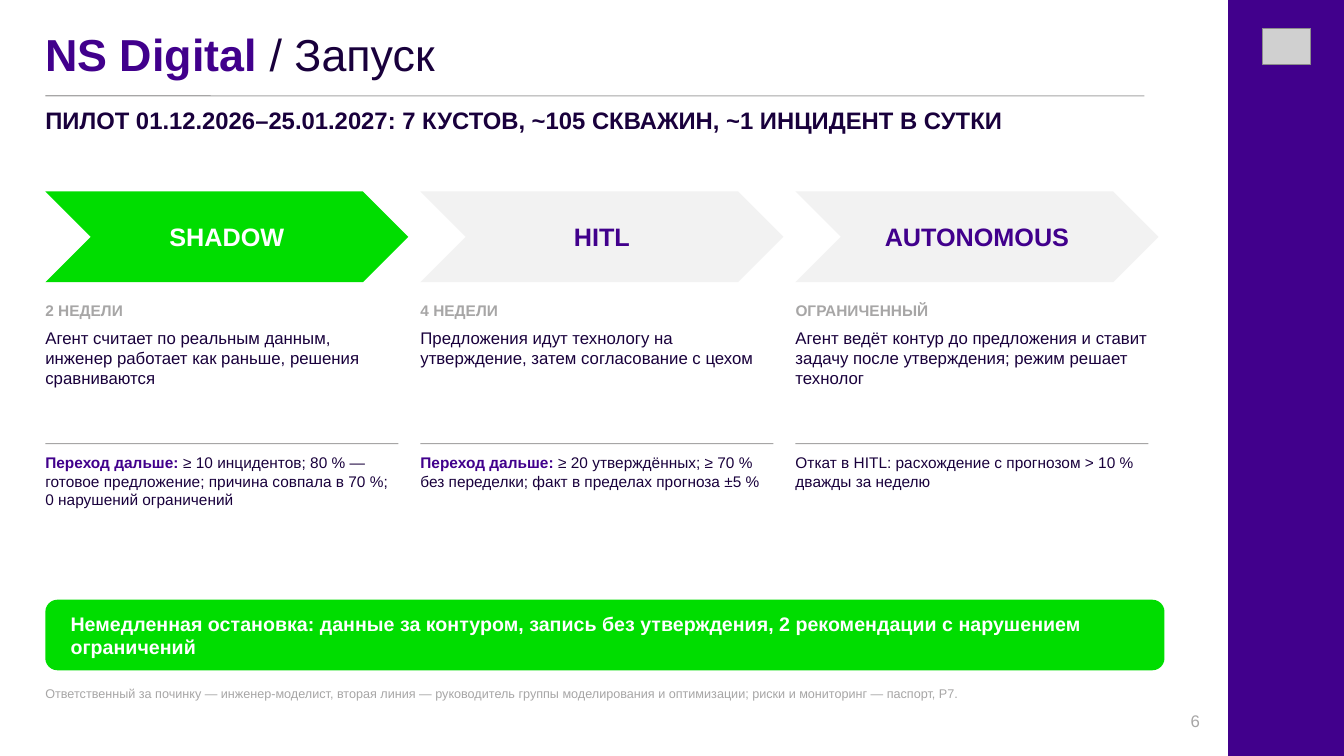
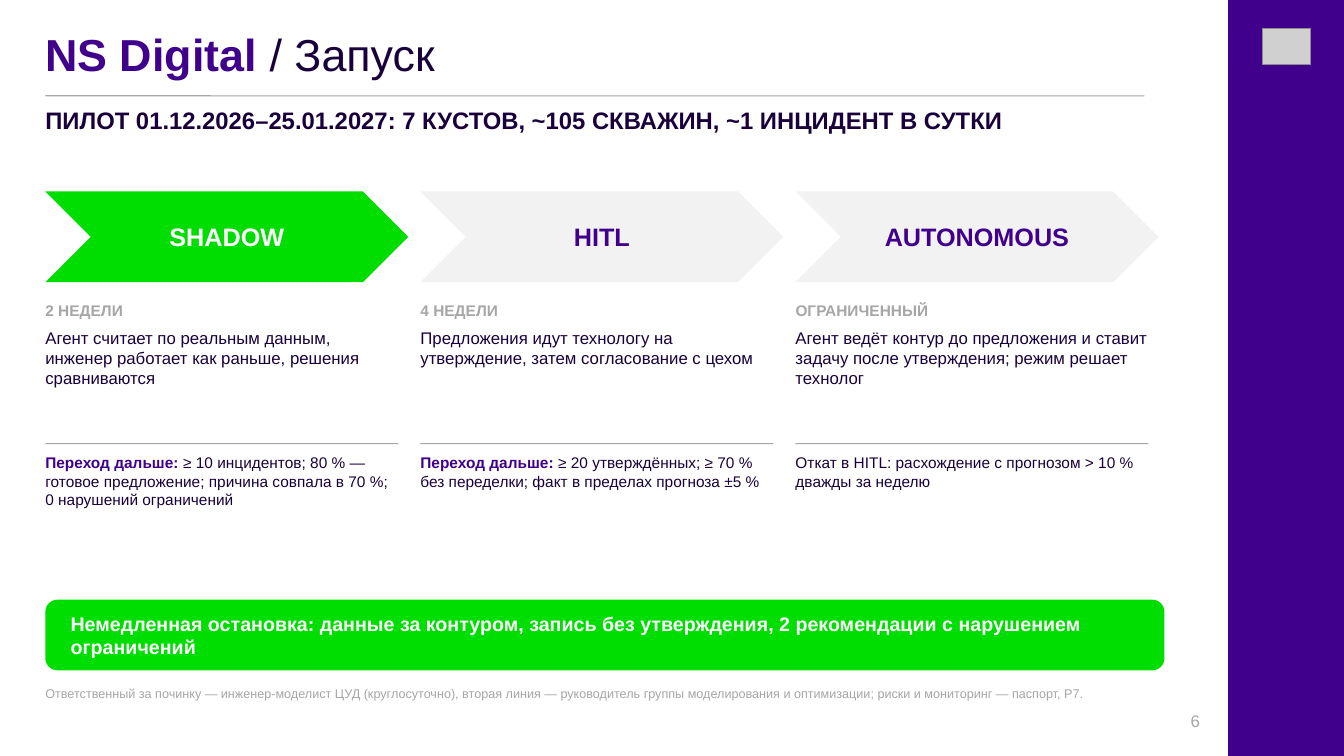
Before and after one commit to Sanchosporoh/duotech_agent, a slide deck: slide 6 of course/deck/agent_deck.pptx. Drawn at 1344x756 pixels with LibreOffice and Linux fonts; fonts in the diff are those of the drawing; grey boxes stand for pictures. Boxes give left, top, right and bottom in pixels: in the first picture for what was removed or moved away, otherwise in the second. Text is boxed around its words. In the diff, an @@ line names an element or a change of style, - is before the commit and + after.

```diff
--- a/course/deck/agent_deck.pptx
+++ b/course/deck/agent_deck.pptx
@@ text at (x1=45, y1=689, x2=1083, y2=701): text changed @@
-Ответственный за починку — инженер-моделист, вторая линия — руководитель группы моделирования и оптимизации; риски и мониторинг — паспорт, Р7.
+Ответственный за починку — инженер-моделист ЦУД (круглосуточно), вторая линия — руководитель группы моделирования и оптимизации; риски и мониторинг — паспорт, Р7.
```
Also in this commit, not shown: 1 other file.
